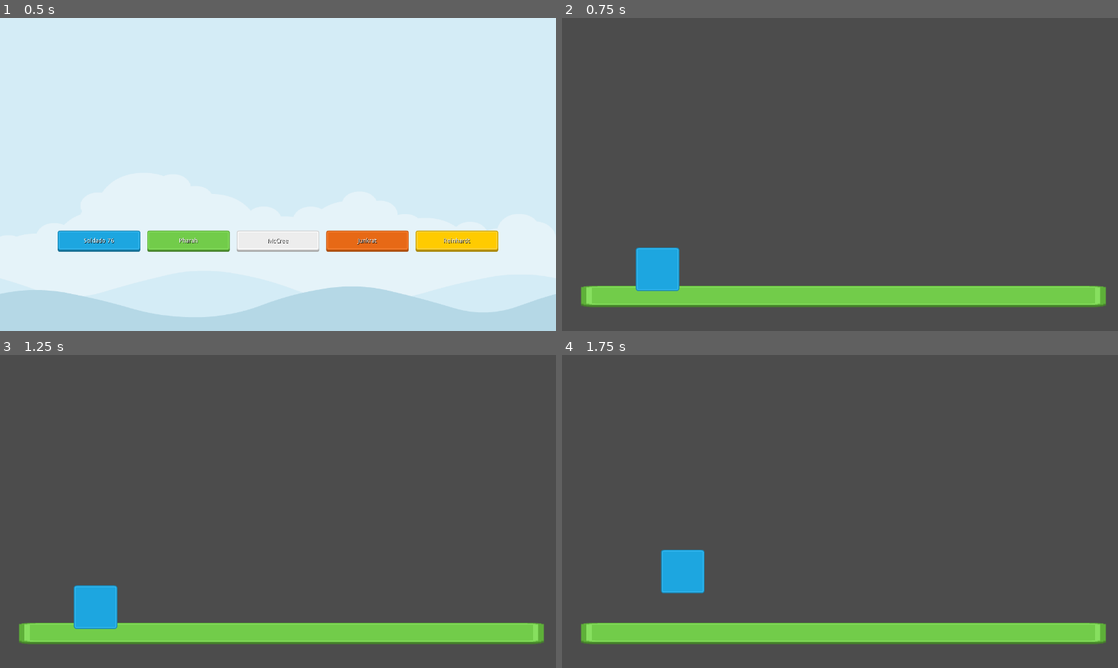
Above: before the commit, frames 1-4 (two rows, left to right).
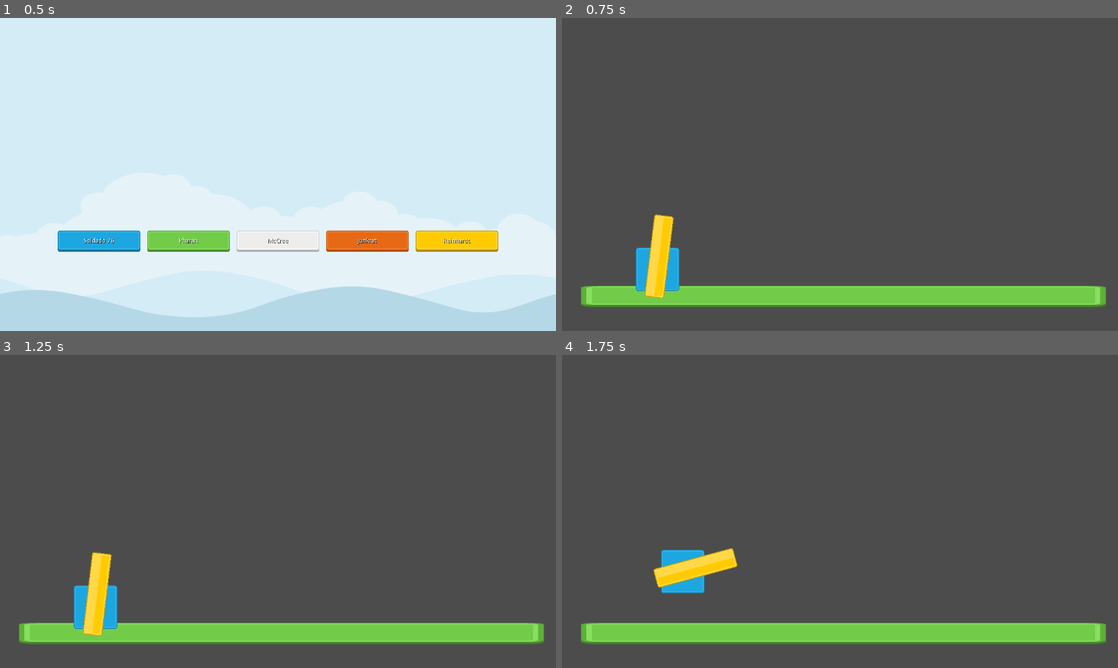
Above: after the commit, the same moments.

Repository: renanstn/godot-overwatch-2d-mechanics
Game: Godot game, scene res://Scenes/GUI/Menu.tscn
Same seed, same stepped clock (60 frames per second), same inputs: the game is played once before the commit and once after it.
Inputs (mouse positions are in pixels of both pictures, inside the frame that each line leads up to):
- Up to frame 1 (0.5 s): no input
- Up to frame 2 (0.75 s): click "Soldado 76" at 0.5 s
- Up to frame 3 (1.25 s): no input
- Up to frame 4 (1.75 s): tap Enter at 1.25 s; move the mouse to (962, 495) at 1.27 s; hold D (right) from 1.28 s (still down); hold Shift (sprint) from 1.28 s (still down); tap Space (jump) at 1.52 s

Frame 1 is identical in both runs. In frame 2, 0.9% of the frame differs, in the area x 14-21%, y 62-90%; in frame 3, 0.9%; in frame 4, 0.9%, in the area x 16-32%, y 61-75%.

Commit message:
Node criado: ArmPointingToMouse2D

Diff:
--- a/src/Scenes/Characters/Soldado76.tscn
+++ b/src/Scenes/Characters/Soldado76.tscn
@@ -1,8 +1,9 @@
-[gd_scene load_steps=4 format=2]
+[gd_scene load_steps=6 format=2]
 
 [ext_resource path="res://Scripts/Nodes/BasicMovement2D.gd" type="Script" id=1]
 [ext_resource path="res://Sprites/Characters/blue_panel.png" type="Texture" id=2]
-
+[ext_resource path="res://Scripts/Nodes/ArmPointingToMouse2D.gd" type="Script" id=3]
+[ext_resource path="res://Sprites/Characters/yellow_button01.png" type="Texture" id=4]
 
 [sub_resource type="RectangleShape2D" id=1]
 extents = Vector2( 50, 50 )
@@ -19,3 +20,13 @@
 [node name="CollisionShape2D" type="CollisionShape2D" parent="."]
 visible = false
 shape = SubResource( 1 )
+
+[node name="ArmPointingToMouse2D" type="Node2D" parent="."]
+script = ExtResource( 3 )
+
+[node name="Sprite2" type="Sprite" parent="ArmPointingToMouse2D"]
+position = Vector2( 30, 0 )
+texture = ExtResource( 4 )
+
+[node name="Gun2" type="Position2D" parent="ArmPointingToMouse2D"]
+position = Vector2( 135, 0 )
--- /dev/null
+++ b/src/Scripts/Nodes/ArmPointingToMouse2D.gd
@@ -0,0 +1,15 @@
+extends Node2D
+
+class_name ArmPointingToMouse2D
+
+func _process(delta):
+	look_to_mouse()
+
+
+func look_to_mouse() -> void:
+	look_at(get_global_mouse_position())
+
+	if global_position.x < get_global_mouse_position().x:
+		set_scale(Vector2(1, 1))
+	else:
+		set_scale(Vector2(1, -1))
--- a/src/Scripts/Nodes/BasicMovement2D.gd
+++ b/src/Scripts/Nodes/BasicMovement2D.gd
@@ -41,6 +41,7 @@
 
 var motion : Vector2 = Vector2()
 var max_speed : float = WALK_SPEED
+var looking_to_right : bool
 
 signal is_walking
 signal is_jumping
@@ -48,6 +49,7 @@
 signal is_sprinting
 signal is_on_ground
 signal is_thrusting
+signal player_flipped
 
 # ========================================================================
 func _physics_process(delta):
@@ -55,7 +57,6 @@
 	motion.y += GRAVITY
 	motion = transform_inputs_in_motion()
 	motion = move_and_slide(motion, UP)
-	print(motion.x)
 	emit_signals(motion)
 
 func transform_inputs_in_motion() -> Vector2:
@@ -106,6 +107,14 @@
 			emit_signal("is_walking")
 		else:
 			emit_signal("is_sprinting")
+
+	if motion.x < 0 and looking_to_right:
+		emit_signal("player_flipped")
+		looking_to_right = false
+	if motion.x > 0 and not looking_to_right:
+		looking_to_right = true
+		emit_signal("player_flipped")
+
 	if motion.y < 0:
 		if CAN_FLY:
 			emit_signal("is_thrusting")
--- a/src/project.godot
+++ b/src/project.godot
@@ -9,12 +9,18 @@
 config_version=4
 
 _global_script_classes=[ {
+"base": "Node2D",
+"class": "ArmPointingToMouse2D",
+"language": "GDScript",
+"path": "res://Scripts/Nodes/ArmPointingToMouse2D.gd"
+}, {
 "base": "KinematicBody2D",
 "class": "BasicMovement2D",
 "language": "GDScript",
 "path": "res://Scripts/Nodes/BasicMovement2D.gd"
 } ]
 _global_script_class_icons={
+"ArmPointingToMouse2D": "",
 "BasicMovement2D": ""
 }
 
